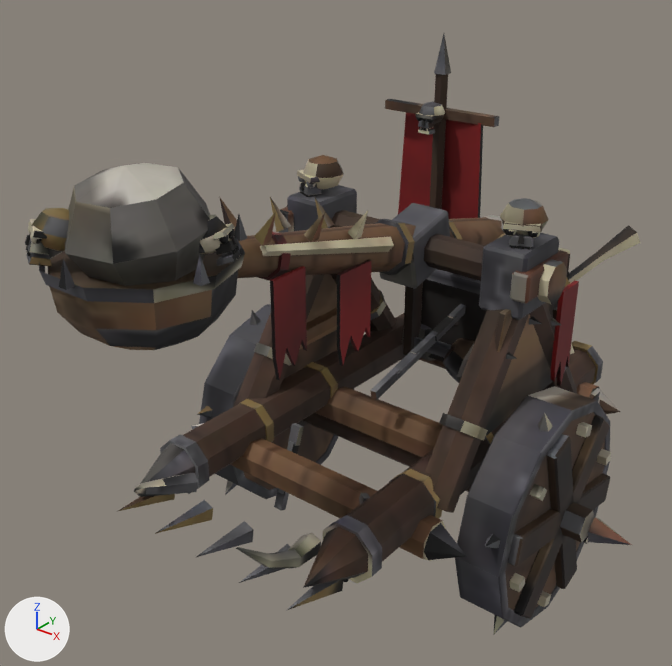
One commit to the glTF model public/models/catapult.glb: the scene before it, then after it.
Camera for both pictures: a camera (50 mm lens) standing at (3.23, -4.75, 4.42) and looking at (-0.22, -0.44, 1.74). Arrows for +X, +Y and +Z are at lower left; the lights stay in place. The picture after the commit comes second. Where no turn or scale is listed for an object, it has been applied to the vertices. Vertices at exactly the same position are counted once.

The first picture shows 'Body', 'SiegeArm', 'WheelL', 'WheelR'.
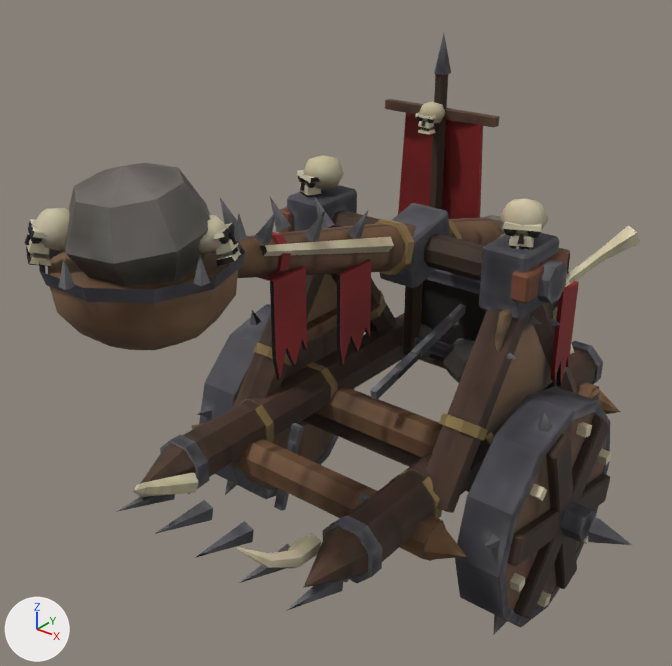
The newer file is also rescaled (x0.85) as a whole; pictures and numbers use the older file's frame.

Pixel boxes [x1, y1, x2, y2] of what changed, in the pictures (672 x 666 px; the box of a moved part takes in the faces that stretch with it):
'Body', reshaped
    before: [118, 34, 640, 610]
    after: [117, 34, 640, 611]
part 1 of me_body, moved or reshaped
    before: [134, 443, 196, 493]
    after: [134, 443, 195, 493]
part 2 of me_body, moved or reshaped
    both: [303, 526, 368, 588]
part 3 of me_body, surface changed
    both: [118, 34, 640, 610]
part 4 of me_siegearm, surface changed
    both: [25, 163, 570, 379]
part 5 of me_wheell, surface changed
    both: [197, 311, 351, 497]
part 6 of me_wheelr, surface changed
    both: [455, 386, 631, 635]

The change in detail:
me_body has 1898 vertices, 3276 faces and spans x -1.18..1.17, y -2.05..1.99, z 0.48..3.4.
me_body is used by ob_body; location (0.0, 0.0, 0.0).
Part 1, on me_body:
Vertex 32 of me_body moves from (-0.62, -1.45, 0.89) to (-0.52, -1.45, 0.98).
Vertex 33 of me_body moves from (-0.75, -1.45, 0.89) to (-0.61, -1.45, 0.89).
Vertex 34 of me_body moves from (-0.84, -1.45, 1.12) to (-0.74, -1.45, 0.89).
Vertex 35 of me_body moves from (-0.75, -1.45, 1.21) at pixel (173, 439) to (-0.84, -1.45, 0.98).
Vertex 36 of me_body moves from (-0.62, -1.45, 1.21) at pixel (187, 446) to (-0.74, -1.45, 1.21) at pixel (173, 439).
Vertex 37 of me_body moves from (-0.52, -1.45, 1.12) at pixel (198, 464) to (-0.61, -1.45, 1.21) at pixel (187, 446).
me_body part 2: 6 of 1898 vertices moved; they spanned x 0.52..0.84, y -1.45, z 0.89..1.21 and now span x 0.52..0.84, y -1.45, z 0.89..1.21; mean shift (0.0, 0.0, -0.04); largest move (0.62, -1.45, 1.21) -> (0.52, -1.45, 0.98).
me_body part 3: 2888 kept faces spanning x -1.18..1.17, y -2.05..1.99, z 0.48..3.4 get new texture (UV) coordinates.
me_siegearm has 1184 vertices, 2036 faces and spans x -0.5..0.51, y -2.75..1.55, z -1.2..1.05.
me_siegearm is used by ob_siegearm; location (0.0, 0.1, 2.25).
me_siegearm part 4: texture (UV) coordinates of 1882 of 2036 faces, centred in x -0.48..0.5, y -2.74..1.55, z -1.19..1.01, changed; they spanned u 0.01..0.99, v 0.01..0.98 and now span u 0.01..0.98, v 0.01..0.99.
me_wheell has 350 vertices, 624 faces and spans x -0.65..0.21, y -0.84..0.84, z -0.84..0.84.
me_wheell is used by ob_wheell; location (-1.12, 0.0, 0.72).
me_wheell part 5: 624 kept faces spanning x -0.65..0.21, y -0.84..0.84, z -0.84..0.84 get new texture (UV) coordinates.
me_wheelr has 350 vertices, 624 faces and spans x -0.21..0.65, y -0.84..0.84, z -0.84..0.84.
me_wheelr is used by ob_wheelr; location (1.12, 0.0, 0.72).
me_wheelr part 6: 622 kept faces spanning x -0.21..0.65, y -0.84..0.84, z -0.84..0.84 get new texture (UV) coordinates.
